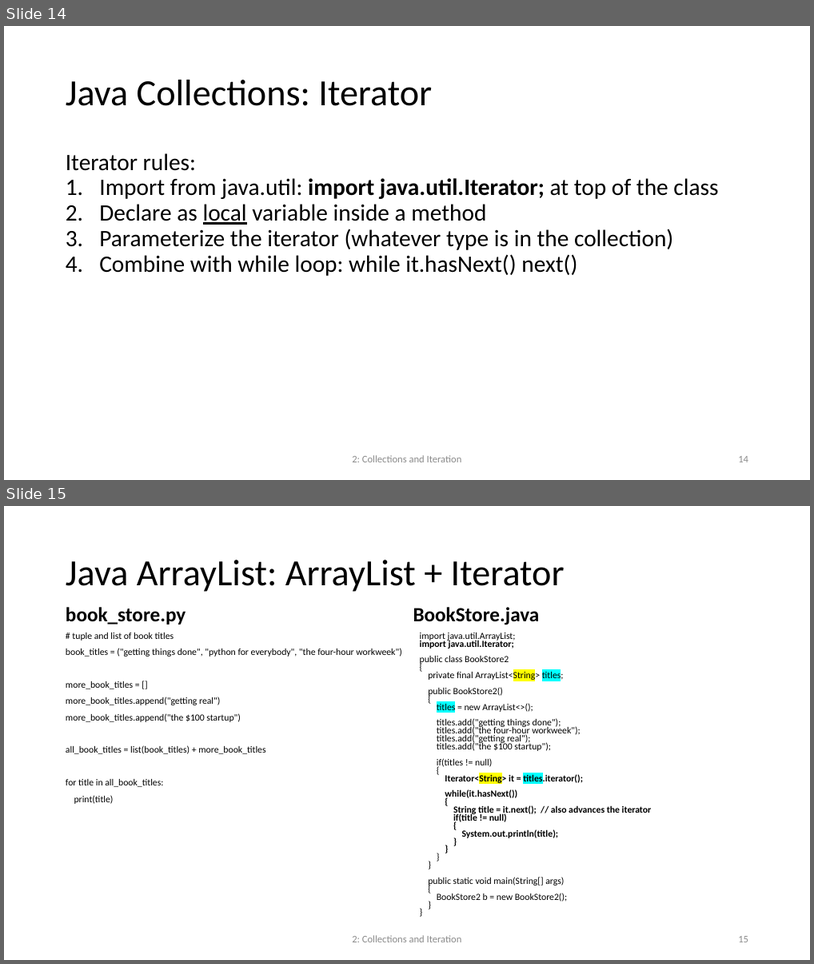
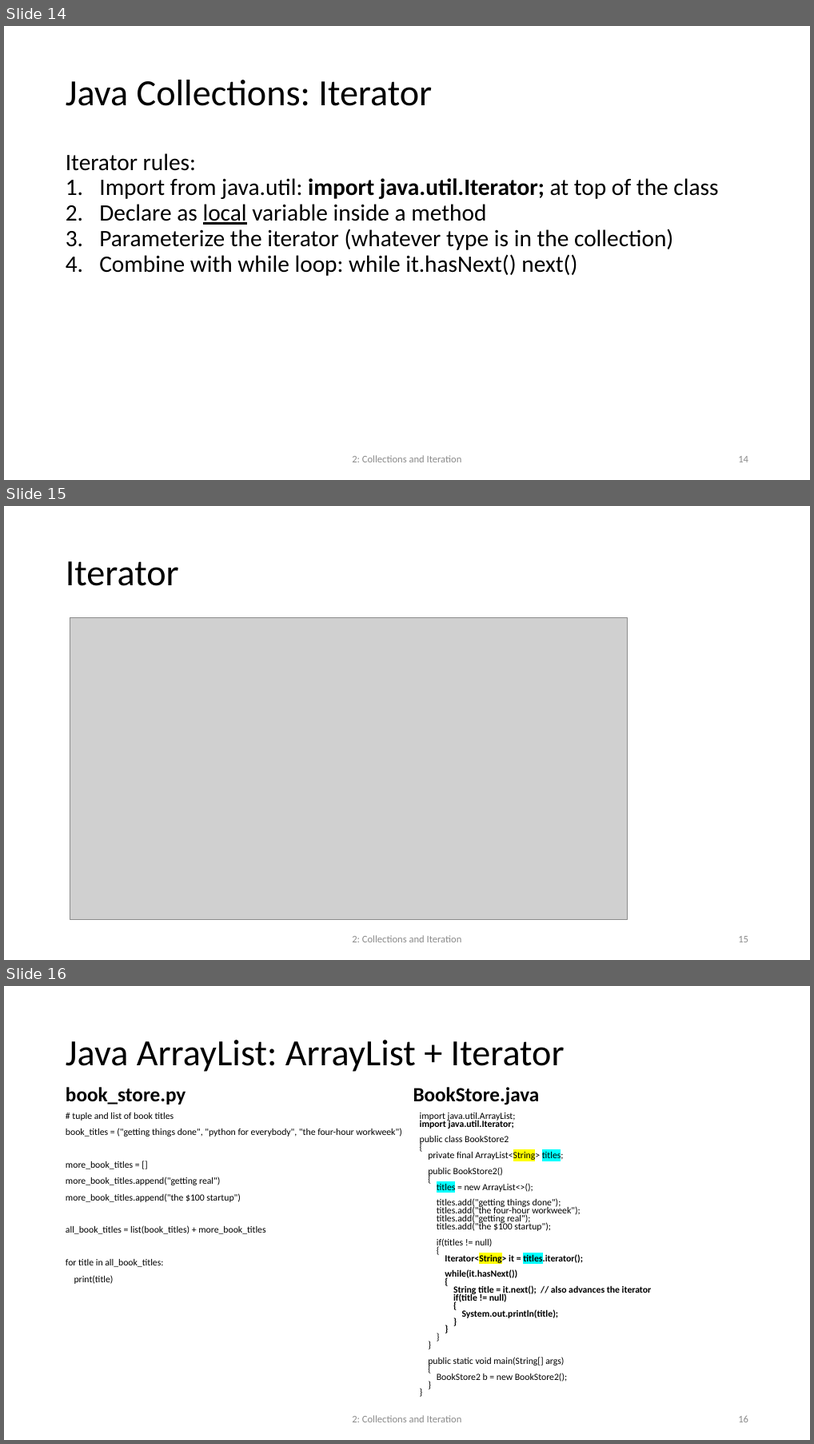
Before and after one commit to chriswu8/COMP2501, a slide deck: Lecture/2501Lesson02.pptx. Shown one above the other, each under a label of ours: slides 14 and 15 before the commit, slides 14, 15 and 16 after it. The pictures are 814x964 and 814x1444 pixels, drawn with LibreOffice and Linux fonts; fonts in the diff are those of the drawing; grey boxes stand for pictures. Boxes give left, top, right and bottom in pixels: in the first picture for what was removed or moved away, otherwise in the second. Text is boxed around its words. In the diff, an @@ line names an element or a change of style, - is before the commit and + after.

```diff
--- a/Lecture/2501Lesson02.pptx
+++ b/Lecture/2501Lesson02.pptx
@@ slide 15 added at <box>4,506,810,960</box>, background #FFFFFF @@
@@ title added at <box>66,561,179,586</box>, 44 pt, text #000000 @@
+Iterator
@@ picture added at <box>70,618,628,919</box> @@
@@ text added at <box>352,935,462,942</box>, 12 pt, text #8C8C8C @@
+2: Collections and Iteration
@@ page number added at <box>738,936,749,942</box>, 12 pt, text #8C8C8C @@
+15
@@ what was slide 15 is now slide 16 @@
```
Also in this commit, not shown: 6 slides changed, 23 other files.
